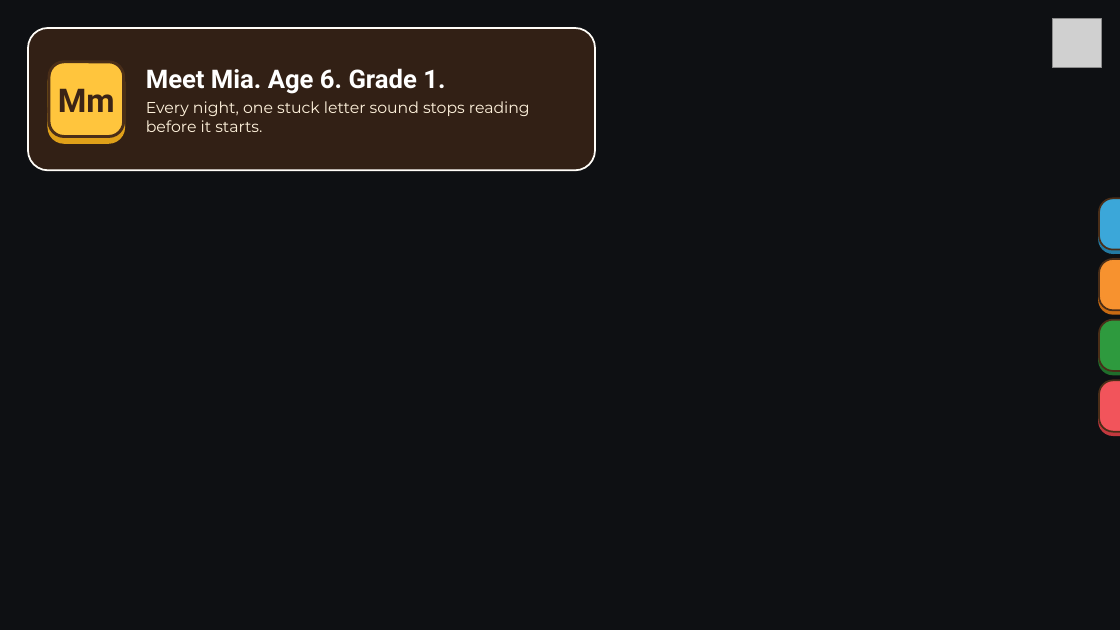
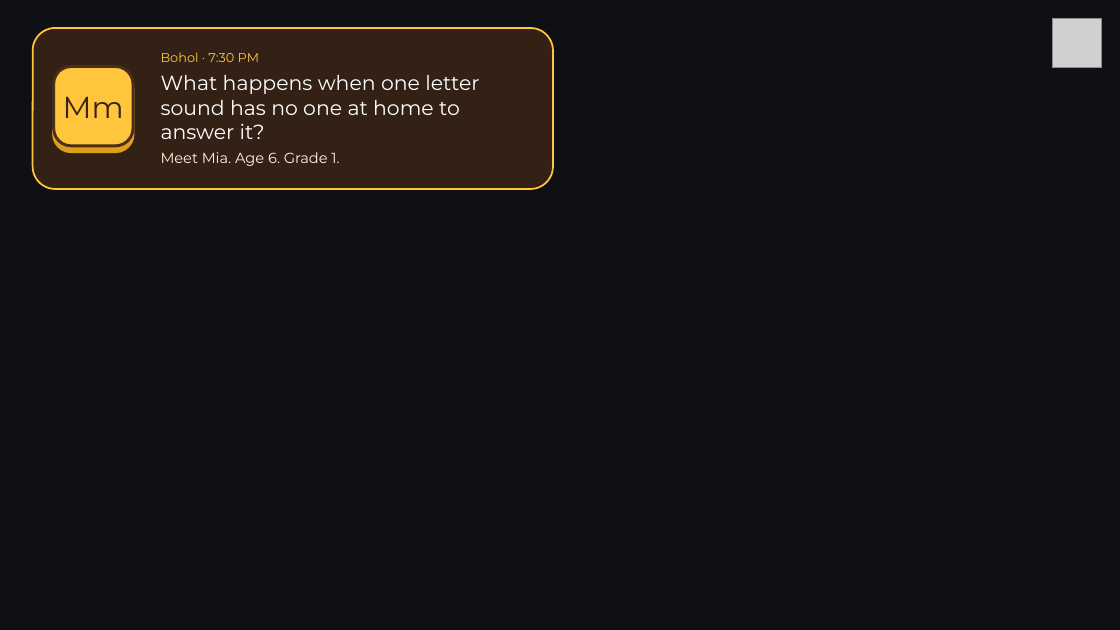
Before and after one commit to zendrix-hub/playIt, a slide deck: slide 1 of docs/tekcon-2026/04_PitchPerfect_2026/G56_PlayIT_PitchPerfect_2026_Deck.pptx. Drawn at 1120x630 pixels with LibreOffice and Linux fonts; fonts in the diff are those of the drawing; grey boxes stand for pictures; background and template pictures are left out. Boxes give left, top, right and bottom in pixels: in the first picture for what was removed or moved away, otherwise in the second. Text is boxed around its words. In the diff, an @@ line names an element or a change of style, - is before the commit and + after.

```diff
--- a/docs/tekcon-2026/04_PitchPerfect_2026/G56_PlayIT_PitchPerfect_2026_Deck.pptx
+++ b/docs/tekcon-2026/04_PitchPerfect_2026/G56_PlayIT_PitchPerfect_2026_Deck.pptx
@@ rounded rectangle "Bohol · 7:30 PM": place and size @@
-rounded rectangle "Bohol · 7:30 PM" at [28, 28, 595, 170]
+rounded rectangle "Bohol · 7:30 PM" at [33, 28, 553, 189]
@@ rounded rectangle "Bohol · 7:30 PM" at [33, 28, 553, 189]: fill #3B2416 at 82% opacity to #3B2416 at 86% opacity; outline #FFFDF8 1.5 pt to #FFC53D 1.5 pt @@
@@ text in rounded rectangle at [161, 52, 479, 139]: paragraphs added @@
+Bohol · 7:30 PM
+What happens when one letter sound has no one at home to answer it?
@@ rounded rectangle "Mm": place and size @@
-rounded rectangle "Mm" at [49, 62, 124, 137]
+rounded rectangle "Mm" at [54, 66, 133, 145]
@@ rounded rectangle "Mm" at [54, 66, 133, 145]: size 28 to 26 pt, font Roboto to Montserrat, bold off; proportions changed @@
@@ text in rounded rectangle at [146, 101, 530, 132]: paragraph removed @@
-Every night, one stuck letter sound stops reading before it starts.
@@ text in rounded rectangle at [161, 152, 339, 166]: size 22 to 12.5 pt, font Roboto to Montserrat, text colour #FFFFFF to #FFF2DC, bold off in "Meet Mia. Age 6. Grade 1."; less space between paragraphs @@
@@ rounded rectangle removed at [1099, 198, 1120, 250] @@
@@ rounded rectangle removed at [1099, 259, 1120, 310] @@
@@ rounded rectangle removed at [1099, 320, 1120, 371] @@
@@ rounded rectangle removed at [1099, 381, 1120, 432] @@
```
Also in this commit, not shown: 17 other slides changed, 20 other files.
